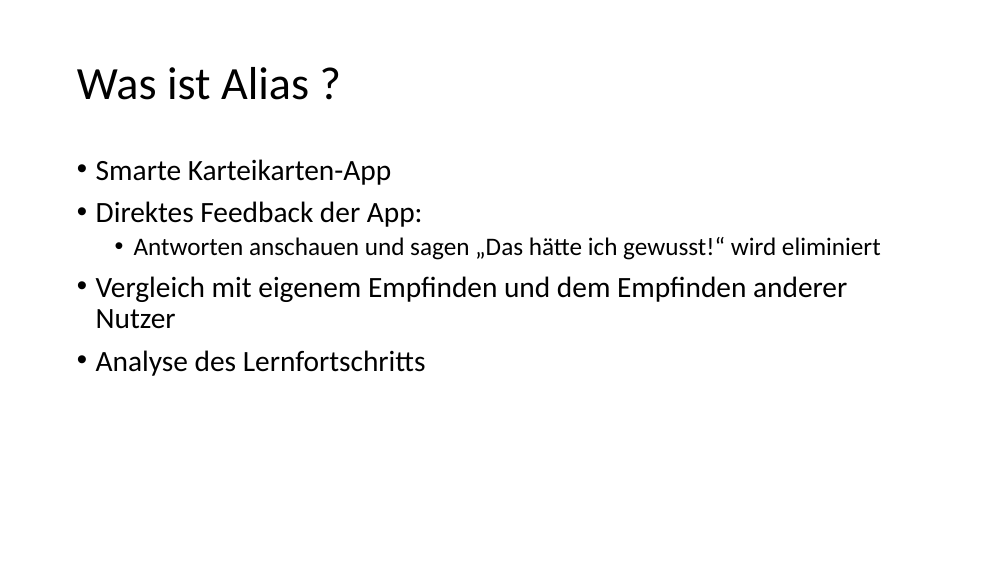
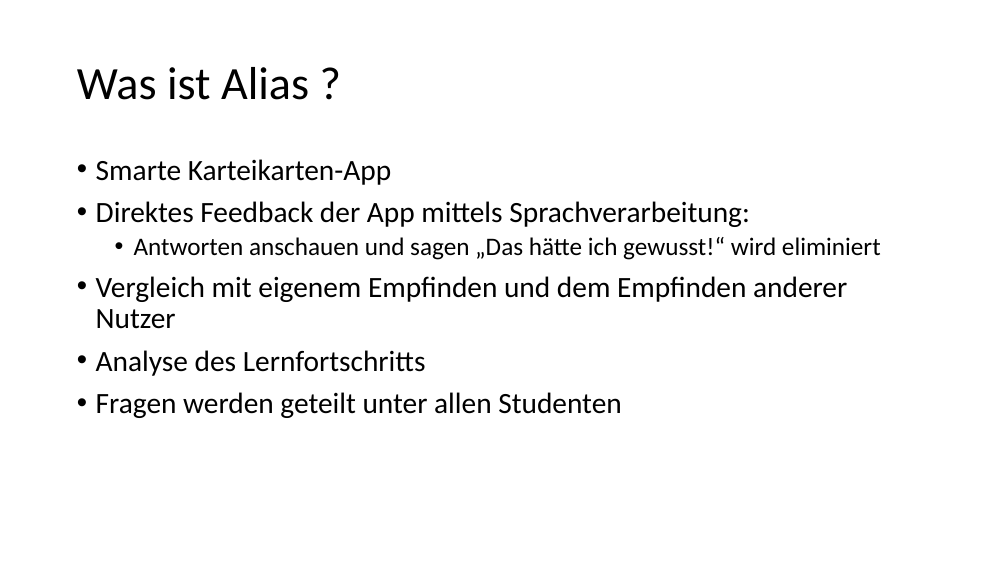
Before and after one commit to patsab/Alias_Learning, a slide deck: slide 5 of PowerPoint/Alias_Präsentation.pptx (slide 3 before the commit). Drawn at 1008x567 pixels with LibreOffice and Linux fonts; fonts in the diff are those of the drawing; background and template pictures are left out. Boxes give left, top, right and bottom in pixels: in the first picture for what was removed or moved away, otherwise in the second. Text is boxed around its words. In the diff, an @@ line names an element or a change of style, - is before the commit and + after.

```diff
--- a/PowerPoint/Alias_Präsentation.pptx
+++ b/PowerPoint/Alias_Präsentation.pptx
@@ text at (96,201,750,227): text changed @@
-• Direktes Feedback der App:
+• Direktes Feedback der App mittels Sprachverarbeitung:
@@ text at (96,392,621,418): paragraph added @@
+• Fragen werden geteilt unter allen Studenten
```
Also in this commit, not shown: 7 other slides changed, 6 slides added, 1 slide removed, 2 other files.
